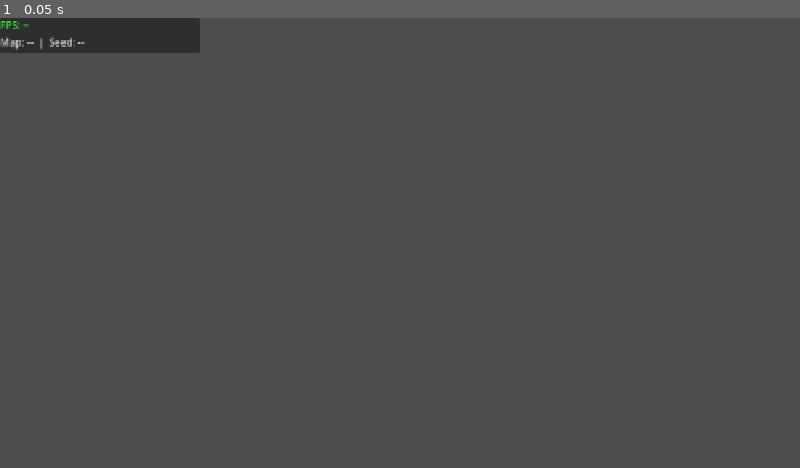
Above: before the commit, frame 1.
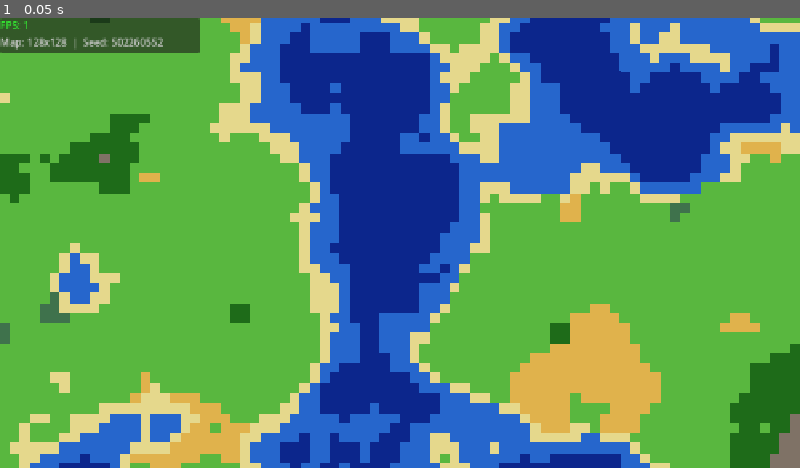
Above: after the commit, the same moment.

Repository: fate1105/worldcity
Game: Godot game, scene res://scenes/game.tscn
Same seed, same stepped clock (60 frames per second), same inputs: the game is played once before the commit and once after it.
Inputs:
- Up to frame 1 (0.05 s): no input

The runs differ from the first frame. In frame 1, 100% of the frame differs, in the area x 0-100%, y 0-100%.
Error before the commit: Parse Error: Cannot find member "to_byte_array" in base "PackedByteArray". (res://src/sim/tile_grid.gd:85)

Commit message:
fix: Milestone 1 - fix hex_encode and node paths

Diff:
--- a/project.godot
+++ b/project.godot
@@ -8,11 +8,15 @@
 
 config_version=5
 
+[animation]
+
+compatibility/default_parent_skeleton_in_mesh_instance_3d=true
+
 [application]
 
 config/name="WorldCity"
 run/main_scene="res://scenes/game.tscn"
-config/features=PackedStringArray("4.3", "Mobile")
+config/features=PackedStringArray("4.7", "Mobile")
 
 [autoload]
 
@@ -31,7 +35,6 @@
 window/size/viewport_width=1280
 window/size/viewport_height=720
 window/stretch/mode="canvas_items"
-window/stretch/aspect="keep"
 
 [rendering]
 
--- a/scenes/game.gd
+++ b/scenes/game.gd
@@ -5,8 +5,8 @@
 
 @onready var _camera: CameraController = $CameraController
 @onready var _world_view: WorldView = $WorldView
-@onready var _label_fps: Label = $DebugOverlay/LabelFPS
-@onready var _label_info: Label = $DebugOverlay/LabelInfo
+@onready var _label_fps: Label = $DebugOverlay/Panel/VBox/LabelFPS
+@onready var _label_info: Label = $DebugOverlay/Panel/VBox/LabelInfo
 
 const MAP_WIDTH: int = 128
 const MAP_HEIGHT: int = 128
--- a/src/sim/tile_grid.gd
+++ b/src/sim/tile_grid.gd
@@ -82,9 +82,9 @@
 	return {
 		"width": width,
 		"height": height,
-		"terrain": terrain.to_byte_array().hex_encode(),
-		"height_map": height_map.to_byte_array().hex_encode(),
-		"fertility": fertility.to_byte_array().hex_encode(),
+		"terrain": terrain.hex_encode(),
+		"height_map": height_map.hex_encode(),
+		"fertility": fertility.hex_encode(),
 	}
 
 ## Deserialize từ Dictionary
--- a/src/view/world_view.gd
+++ b/src/view/world_view.gd
@@ -3,7 +3,7 @@
 
 ## Kích thước mỗi ô tính theo pixel
 const TILE_PX: int = 16
-## Kích thước chunk (32x32 ô = 512x512 px mỗi chunk)
+## Kích thước chunk (ô)
 const CHUNK_SIZE: int = 32
 
 ## Màu placeholder cho từng loại ô (thay sprite ở Milestone 13)
@@ -24,18 +24,18 @@
 var _chunks_x: int
 var _chunks_y: int
 
-## Mỗi chunk là 1 MeshInstance2D với ImmediateMesh để vẽ nhanh
-var _chunk_nodes: Array[MeshInstance2D] = []
+## Mỗi chunk là 1 Sprite2D hiển thị Image 32x32 được scale lên
+var _chunk_sprites: Array[Sprite2D] = []
 ## Chunk nào cần vẽ lại
 var _dirty_chunks: PackedByteArray
 
-## Camera rect để chỉ cập nhật chunk trong tầm nhìn
 var _camera_ref: Camera2D
 
 func setup(world_state: WorldState, camera: Camera2D) -> void:
 	_world_state = world_state
 	_camera_ref = camera
-	_chunks_x = int(ceil(float(world_state.map_width) / float(CHUNK_SIZE)))
+
+	_chunks_x = int(ceil(float(world_state.map_width)  / float(CHUNK_SIZE)))
 	_chunks_y = int(ceil(float(world_state.map_height) / float(CHUNK_SIZE)))
 
 	var total_chunks: int = _chunks_x * _chunks_y
@@ -43,13 +43,20 @@
 	_dirty_chunks.resize(total_chunks)
 	_dirty_chunks.fill(1)
 
-	# Tạo trước tất cả chunk node
-	_chunk_nodes.resize(total_chunks)
+	_chunk_sprites.resize(total_chunks)
 	for ci: int in range(total_chunks):
-		var mesh_node := MeshInstance2D.new()
-		mesh_node.name = "Chunk_%d" % ci
-		add_child(mesh_node)
-		_chunk_nodes[ci] = mesh_node
+		var cx: int = ci % _chunks_x
+		var cy: int = ci / _chunks_x
+		var sprite := Sprite2D.new()
+		sprite.name = "Chunk_%d" % ci
+		# Sprite2D gốc ở tâm → dịch về góc trên-trái
+		sprite.centered = false
+		sprite.position = Vector2(cx * CHUNK_SIZE * TILE_PX, cy * CHUNK_SIZE * TILE_PX)
+		sprite.scale = Vector2(TILE_PX, TILE_PX)
+		# Tắt filter để pixel art giữ nét
+		sprite.texture_filter = CanvasItem.TEXTURE_FILTER_NEAREST
+		add_child(sprite)
+		_chunk_sprites[ci] = sprite
 
 	_rebuild_all_chunks()
 
@@ -57,12 +64,12 @@
 func mark_dirty(tx: int, ty: int) -> void:
 	var cx: int = tx / CHUNK_SIZE
 	var cy: int = ty / CHUNK_SIZE
-	_dirty_chunks[cy * _chunks_x + cx] = 1
+	if cx < _chunks_x and cy < _chunks_y:
+		_dirty_chunks[cy * _chunks_x + cx] = 1
 
 func _process(_delta: float) -> void:
 	_flush_dirty_chunks()
 
-## Vẽ lại các chunk bẩn (dirty)
 func _flush_dirty_chunks() -> void:
 	for ci: int in range(_dirty_chunks.size()):
 		if _dirty_chunks[ci] == 1:
@@ -70,11 +77,11 @@
 			_dirty_chunks[ci] = 0
 
 func _rebuild_all_chunks() -> void:
-	for ci: int in range(_chunk_nodes.size()):
+	for ci: int in range(_chunk_sprites.size()):
 		_build_chunk(ci)
 		_dirty_chunks[ci] = 0
 
-## Vẽ 1 chunk bằng ImmediateMesh (quad cho mỗi ô)
+## Vẽ chunk bằng Image 32x32 rồi gán làm ImageTexture cho Sprite2D
 func _build_chunk(chunk_idx: int) -> void:
 	var cx: int = chunk_idx % _chunks_x
 	var cy: int = chunk_idx / _chunks_x
@@ -84,39 +91,16 @@
 	var end_x: int = mini(start_x + CHUNK_SIZE, _world_state.map_width)
 	var end_y: int = mini(start_y + CHUNK_SIZE, _world_state.map_height)
 
+	var img_w: int = end_x - start_x
+	var img_h: int = end_y - start_y
+
+	var img := Image.create(img_w, img_h, false, Image.FORMAT_RGB8)
 	var grid: TileGrid = _world_state.tile_grid
-
-	var mesh := ImmediateMesh.new()
 
 	for ty: int in range(start_y, end_y):
 		for tx: int in range(start_x, end_x):
 			var tile_type: int = grid.get_terrain(tx, ty)
 			var color: Color = TILE_COLORS[tile_type]
+			img.set_pixel(tx - start_x, ty - start_y, color)
 
-			var px: float = float(tx * TILE_PX)
-			var py: float = float(ty * TILE_PX)
-			var px2: float = px + float(TILE_PX)
-			var py2: float = py + float(TILE_PX)
-
-			# Thêm 2 tam giác tạo thành 1 quad
-			mesh.surface_begin(Mesh.PRIMITIVE_TRIANGLES)
-			mesh.surface_set_color(color)
-
-			mesh.surface_add_vertex(Vector3(px,  py,  0.0))
-			mesh.surface_add_vertex(Vector3(px2, py,  0.0))
-			mesh.surface_add_vertex(Vector3(px2, py2, 0.0))
-
-			mesh.surface_add_vertex(Vector3(px,  py,  0.0))
-			mesh.surface_add_vertex(Vector3(px2, py2, 0.0))
-			mesh.surface_add_vertex(Vector3(px,  py2, 0.0))
-
-			mesh.surface_end()
-
-	# Gán material không nhận ánh sáng để giữ màu chính xác
-	var mat := StandardMaterial3D.new()
-	mat.vertex_color_use_as_albedo = true
-	mat.shading_mode = BaseMaterial3D.SHADING_MODE_UNSHADED
-
-	_chunk_nodes[chunk_idx].mesh = mesh
-	if mesh.get_surface_count() > 0:
-		_chunk_nodes[chunk_idx].material_override = mat
+	_chunk_sprites[chunk_idx].texture = ImageTexture.create_from_image(img)
Not shown, added: scenes/game.gd.uid
Not shown, added: src/autoload/data_db.gd.uid
Not shown, added: src/autoload/event_bus.gd.uid
Not shown, added: src/autoload/game_clock.gd.uid
Not shown, added: src/autoload/save_system.gd.uid
Not shown, added: src/autoload/settings.gd.uid
Not shown, added: src/sim/tile_grid.gd.uid
Not shown, added: src/sim/world_gen.gd.uid
Not shown, added: src/sim/world_state.gd.uid
Not shown, added: src/view/camera_controller.gd.uid
Not shown, added: src/view/world_view.gd.uid
